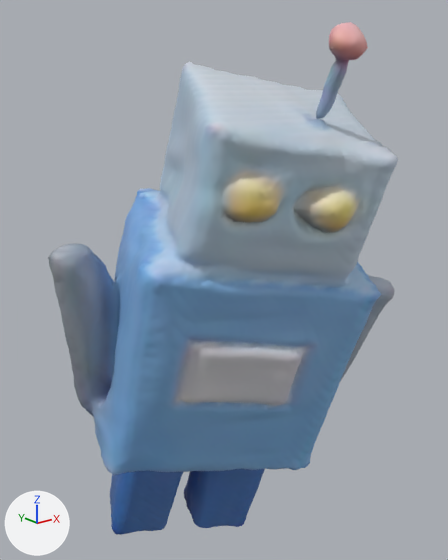
Renders of the glTF model MyStableFast3DMultiOSV10/samples/results/robot-triposr.glb from each side of a commit.
Camera for both pictures: a camera (50 mm lens) standing at (-0.61, -0.771, 0.35) and looking at (-0.003, -0.012, 0.047). Every picture has the same lights, and +X, +Y and +Z are marked at lower left. The first picture is the older version. Where no turn or scale is listed for an object, it has been applied to the vertices.

Objects in the first picture: 'geometry_0'.
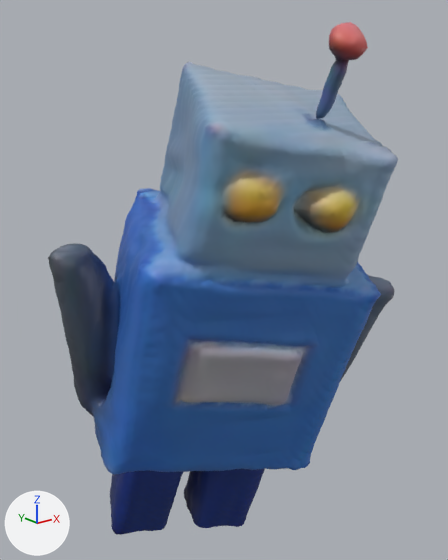
Pixel boxes [x1, y1, x2, y2] of what changed, in the pictures (448 x 560 px):
part 1 of me_geometry_0, recoloured: [48, 25, 394, 535] in both
part 2 of me_geometry_0, recoloured (darker): [52, 22, 398, 475] in both

The change, as a diff of the scene's bpy script:
```diff
--- a/MyStableFast3DMultiOSV10/samples/results/robot-triposr.glb.py
+++ b/MyStableFast3DMultiOSV10/samples/results/robot-triposr.glb.py
@@ me_geometry_0 @@
 me_geometry_0.from_pydata(...)  # 34971 vertices, 69922 faces; spans x -0.276..0.246, y -0.296..0.221, z -0.5..0.42
 # used by ob_geometry_0; location = (0.0, 0.0, 0.0)
+# me_geometry_0 part 1: 21511 faces centred in x -0.276..0.245, y -0.276..0.221, z -0.5..0.417 are repainted in the vertex colours; the middle colour goes from blue #4973ad to dark blue #112c6a
+# me_geometry_0 part 2: 48411 faces centred in x -0.272..0.244, y -0.296..0.221, z -0.283..0.42 are repainted in the vertex colours; the middle colour goes from blue #82b2da to blue #3972b2
 me_geometry_0.materials.append(mat_defaultmaterial)
```
